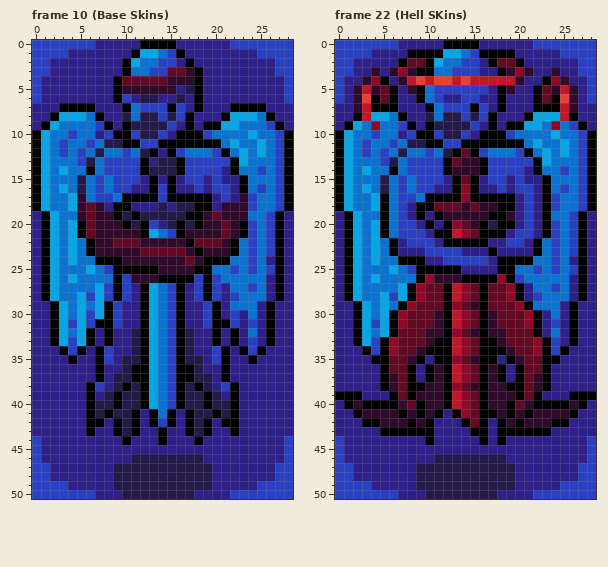
Edited in one commit: pixel-art file (Succubus/Sprites/Characters.aseprite). Above: the version before the commit.
29x51 pixels, 51 frames. Shown: frame 10 (Base Skins), frame 22 (Hell SKins). The commit also changed other frames, which this record leaves out.
Once edited:
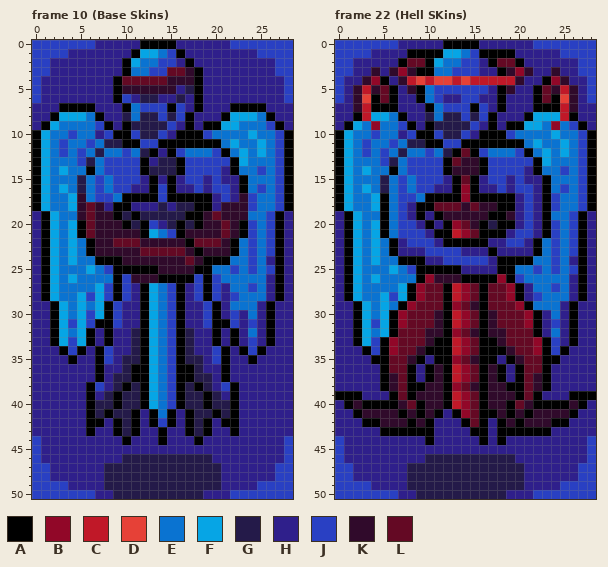
Palette (. is transparent): A #000000  B #910728  C #c01828  D #e64137  E #0a73d1  F #06a5e5  G #241a49  H #2f1f8b  J #2940c3  K #300a2b  L #640924
Diff:
--- frame 10 (Base Skins), layer "Layer 4"
@@ x 6..22 @@
 45 HHHHHHHHHHHHHHHHH
-46 HHHHHGGGGGGGGHHHH
-47 HHHGGGGGGGGGGGHHH
-48 HHHGGGGGGGGGGGHHH
-49 HHHGGGGGGGGGGGHHH
-50 JHHHGGGGGGGGHHHHJ
+46 HHHHGGGGGGGGGGHHH
+47 HHGGGGGGGGGGGGGHH
+48 HHGGGGGGGGGGGGGHH
+49 HHGGGGGGGGGGGGGHH
+50 JHHGGGGGGGGGGHHHJ
--- frame 22 (Hell SKins), layer "Layer 4": the same change as frame 10 (Base Skins)
Where, in picture pixels (left, top, right, bottom), the same in both pictures:
changed: (104, 454, 131, 499)
changed: (194, 454, 221, 499)
changed: (407, 454, 434, 499)
changed: (497, 454, 524, 499)
